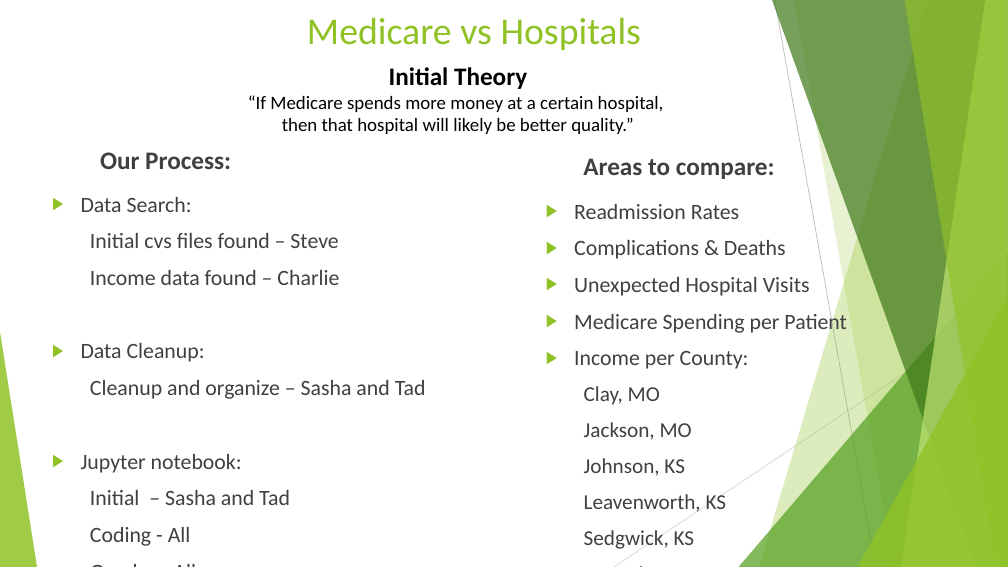
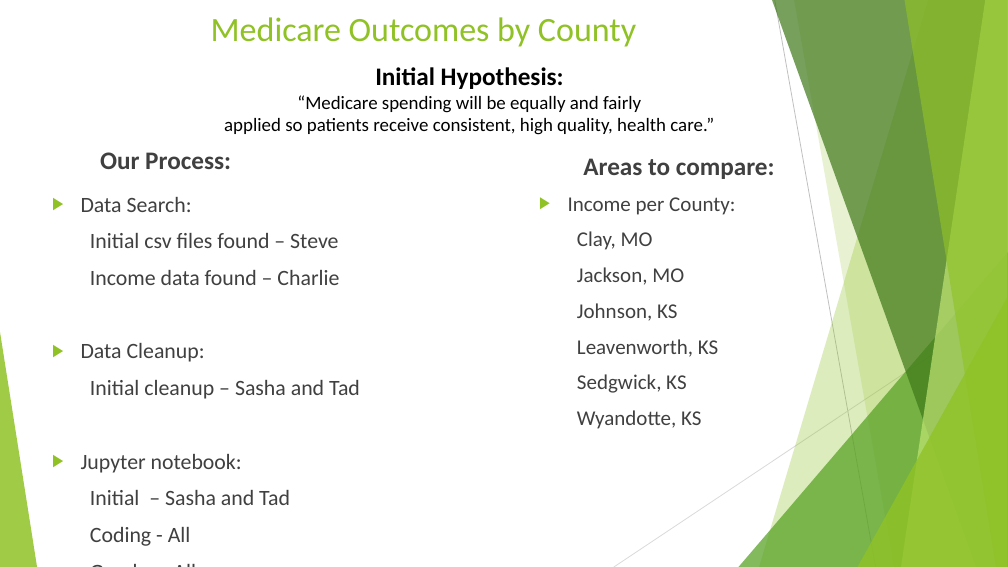
Before and after one commit to TedMur/SnakeBait, a slide deck: slide 2 of SnakeBitePresentation.pptx. Drawn at 1008x567 pixels with LibreOffice and Linux fonts; fonts in the diff are those of the drawing. Boxes give left, top, right and bottom in pixels: in the first picture for what was removed or moved away, otherwise in the second. Text is boxed around its words. In the diff, an @@ line names an element or a change of style, - is before the commit and + after.

```diff
--- a/SnakeBitePresentation.pptx
+++ b/SnakeBitePresentation.pptx
@@ title at (211,17,636,47): text changed; size 36 to 32.4 pt @@
-Medicare vs Hospitals
+Medicare Outcomes by County
@@ text at (224,67,714,135): text changed @@
-Initial Theory
-“If Medicare spends more money at a certain hospital,
-then that hospital will likely be better quality.”
+Initial Hypothesis:
+“Medicare spending will be equally and fairly
+applied so patients receive consistent, high quality, health care.”
@@ text "Income per County:": place and size @@
-text "Income per County:" at (574,204,847,549)
+text "Income per County:" at (568,197,735,429)
@@ text "Income per County:" at (568,197,735,429): size 20.8 to 20 pt in "Income per County:"; size 20.1 to 20 pt in "Clay, MO", "Jackson, MO", "Johnson, KS", "Leavenworth, KS" and 2 more places @@
@@ text at (574,204,847,335): paragraphs removed @@
-▶ Readmission Rates
-▶ Complications & Deaths
-▶ Unexpected Hospital Visits
-▶ Medicare Spending per Patient
@@ text at (90,233,338,248): text changed @@
-  Initial cvs files found – Steve
+  Initial csv files found – Steve
@@ text at (90,380,360,399): text changed @@
-  Cleanup and organize – Sasha and Tad
+  Initial cleanup – Sasha and Tad
```
Also in this commit, not shown: 9 other slides changed, 3 slides added, 2 slides removed.
